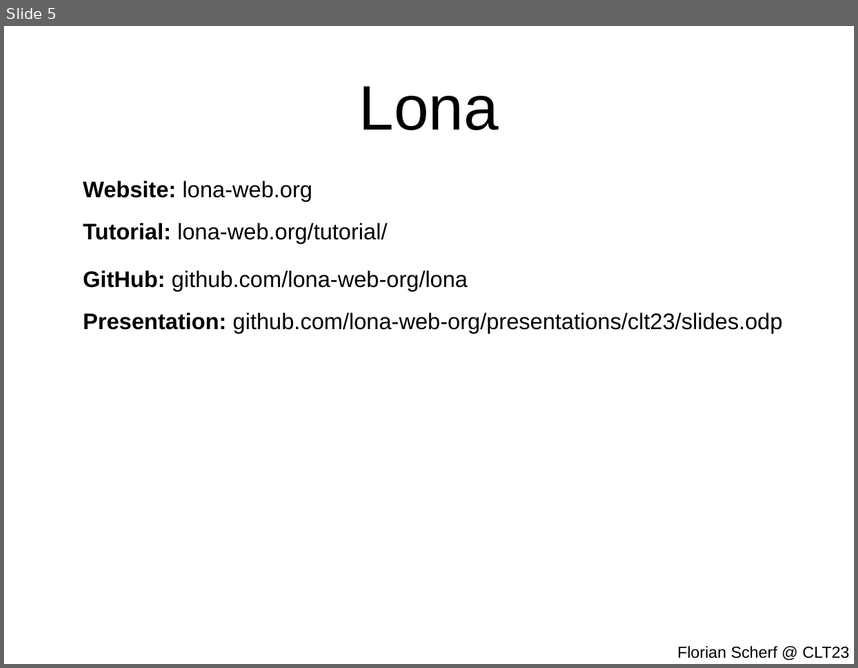
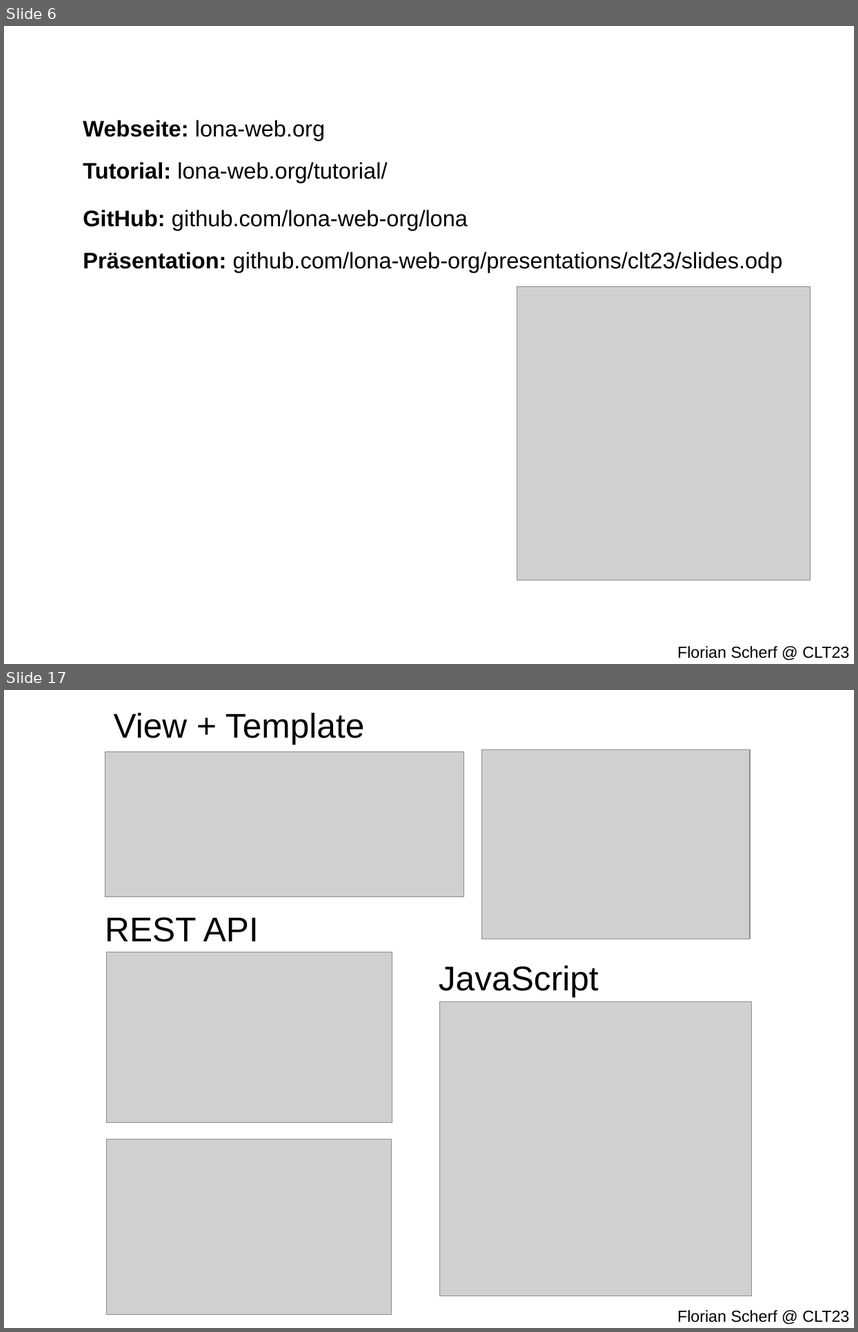
Before and after one commit to lona-web-org/presentations, a slide deck: clt23/slides.odp. Shown one above the other, each under a label of ours: slide 5 before the commit, slides 6 and 17 after it; the slides between them are not shown. The pictures are 858x668 and 858x1332 pixels, drawn with LibreOffice and Linux fonts; fonts in the diff are those of the drawing; grey boxes stand for pictures. Boxes give left, top, right and bottom in pixels: in the first picture for what was removed or moved away, otherwise in the second. Text is boxed around its words. In the diff, an @@ line names an element or a change of style, - is before the commit and + after.

```diff
--- a/clt23/slides.odp
+++ b/clt23/slides.odp
@@ slide 17 added at (4, 690, 854, 1328), background #FFFFFF @@
@@ title added at (114, 713, 364, 744), 32 pt, text #000000 @@
+View + Template
@@ picture added at (105, 751, 464, 897) @@
@@ picture added at (481, 750, 750, 939) @@
@@ title added at (105, 917, 259, 942), 32 pt, text #000000 @@
+REST API
@@ picture added at (107, 952, 392, 1122) @@
@@ title added at (439, 965, 599, 996), 32 pt, text #000000 @@
+JavaScript
@@ picture added at (440, 1002, 751, 1296) @@
@@ picture added at (107, 1139, 391, 1315) @@
@@ text added at (677, 1310, 849, 1322), 15 pt, text #000000 @@
+Florian Scherf @ CLT23
@@ what was slide 5 is now slide 6 @@
@@ slide 6 changed as well @@
@@ title removed at (359, 86, 499, 130) @@
-Lona
@@ text "Webseite: lona-web.org": place and size @@
-text "Webseite: lona-web.org" at (83, 181, 783, 333)
+text "Webseite: lona-web.org" at (83, 120, 783, 272)
@@ text at (83, 120, 325, 141): text changed @@
-Website: lona-web.org
+Webseite: lona-web.org
@@ text at (83, 252, 783, 272): text changed @@
-Presentation: github.com/lona-web-org/presentations/clt23/slides.odp
+Präsentation: github.com/lona-web-org/presentations/clt23/slides.odp
@@ picture added at (517, 287, 810, 580) @@
```
Also in this commit, not shown: 5 other slides changed, 17 other slides added, 1 slide removed, 27 other files.
